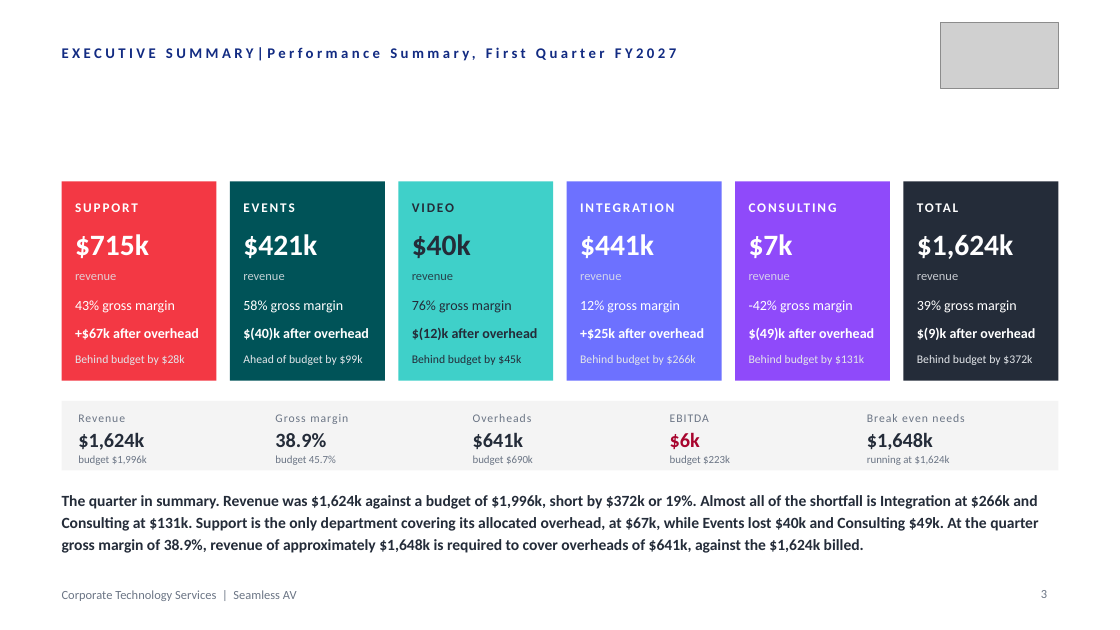
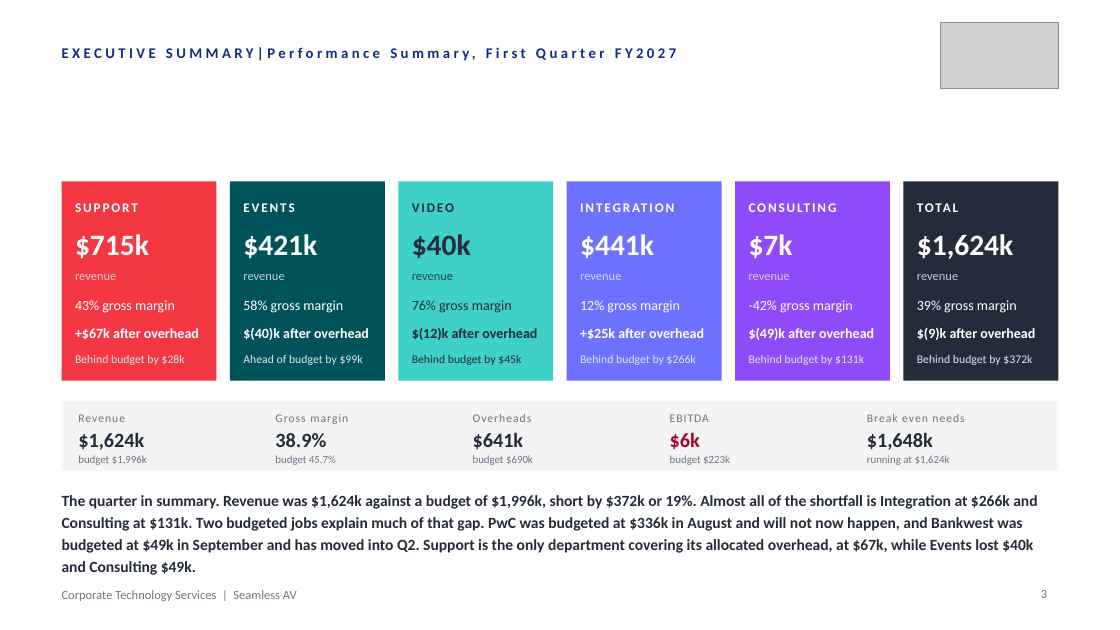
Before and after one commit to WesleyNelson-O33/Claude, a slide deck: slide 3 of deck/CTS Quarterly Business Review - Q1 FY2027.pptx. Drawn at 1120x630 pixels with LibreOffice and Linux fonts; fonts in the diff are those of the drawing; grey boxes stand for pictures. Boxes give left, top, right and bottom in pixels: in the first picture for what was removed or moved away, otherwise in the second. Text is boxed around its words. In the diff, an @@ line names an element or a change of style, - is before the commit and + after.

```diff
--- a/deck/CTS Quarterly Business Review - Q1 FY2027.pptx
+++ b/deck/CTS Quarterly Business Review - Q1 FY2027.pptx
@@ text at (62,495,1037,575): text changed @@
-The quarter in summary. Revenue was $1,624k against a budget of $1,996k, short by $372k or 19%. Almost all of the shortfall is Integration at $266k and Consulting at $131k. Support is the only department covering its allocated overhead, at $67k, while Events lost $40k and Consulting $49k. At the quarter gross margin of 38.9%, revenue of approximately $1,648k is required to cover overheads of $641k, against the $1,624k billed.
+The quarter in summary. Revenue was $1,624k against a budget of $1,996k, short by $372k or 19%. Almost all of the shortfall is Integration at $266k and Consulting at $131k. Two budgeted jobs explain much of that gap. PwC was budgeted at $336k in August and will not now happen, and Bankwest was budgeted at $49k in September and has moved into Q2. Support is the only department covering its allocated overhead, at $67k, while Events lost $40k and Consulting $49k.
```
Also in this commit, not shown: 5 other slides changed, 2 other files.
